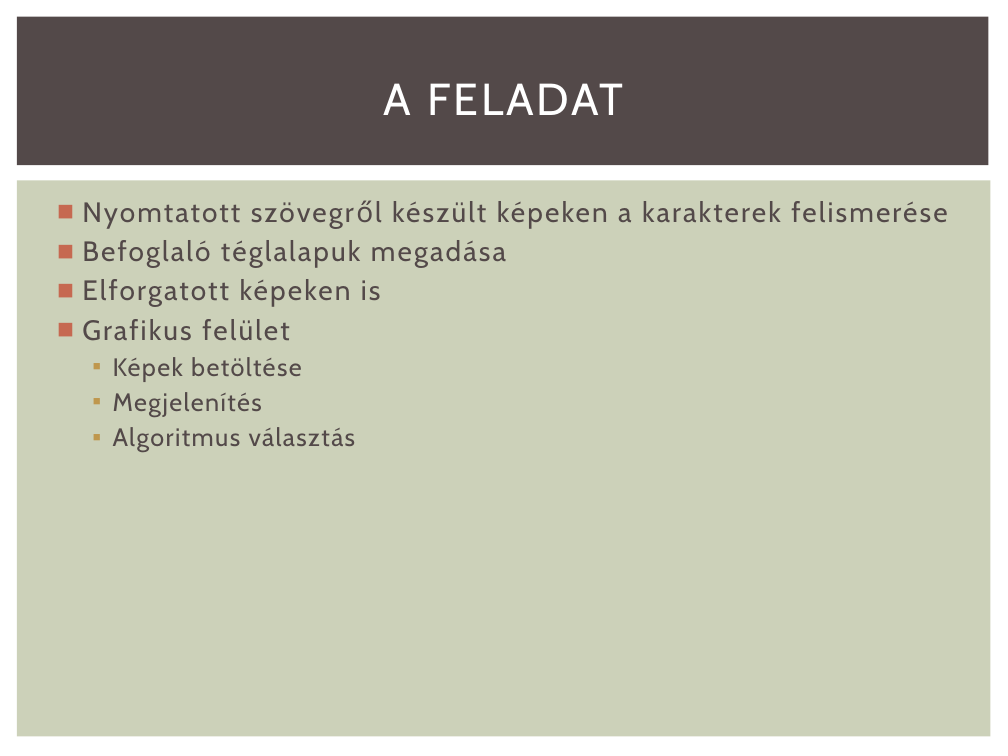
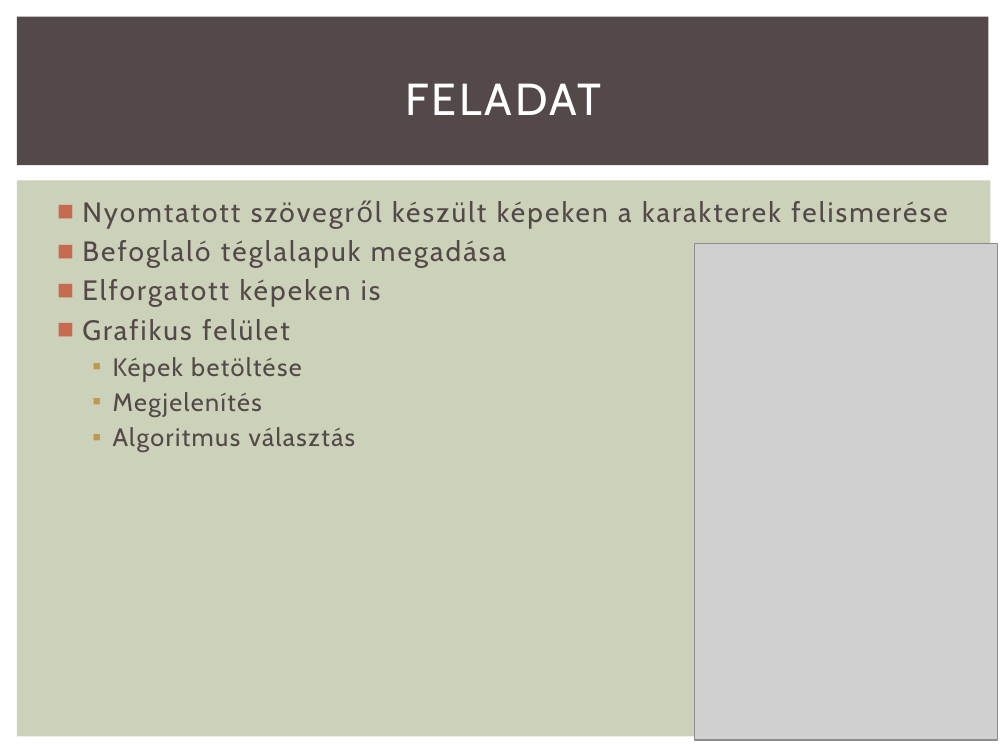
Before and after one commit to Btib/ImProcPoject, a slide deck: slide 2 of ImProc/Img/1_Prezentáció.pptx. Drawn at 1008x756 pixels with LibreOffice and Linux fonts; fonts in the diff are those of the drawing; grey boxes stand for pictures. Boxes give left, top, right and bottom in pixels: in the first picture for what was removed or moved away, otherwise in the second. Text is boxed around its words. In the diff, an @@ line names an element or a change of style, - is before the commit and + after.

```diff
--- a/ImProc/Img/1_Prezentáció.pptx
+++ b/ImProc/Img/1_Prezentáció.pptx
@@ title at <box>406,83,602,115</box>: text changed @@
-A FELADAT
+FELADAT
@@ picture added at <box>695,243,997,740</box> @@
```
Also in this commit, not shown: 4 slides added, 1 slide removed.
